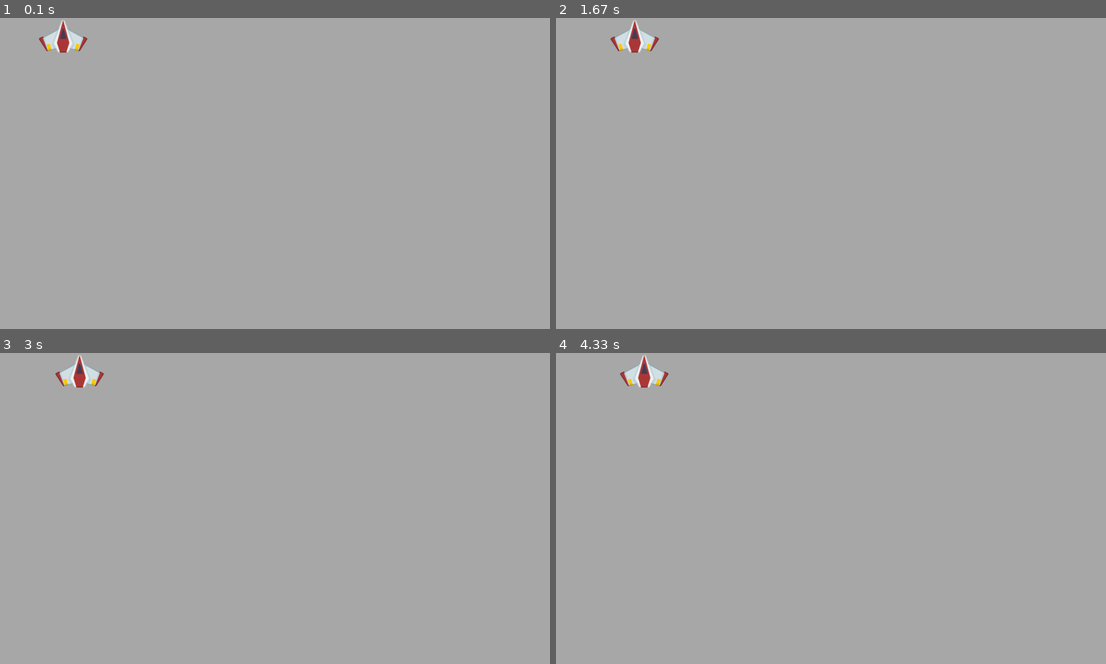
Above: before the commit, frames 1-4 (two rows, left to right).
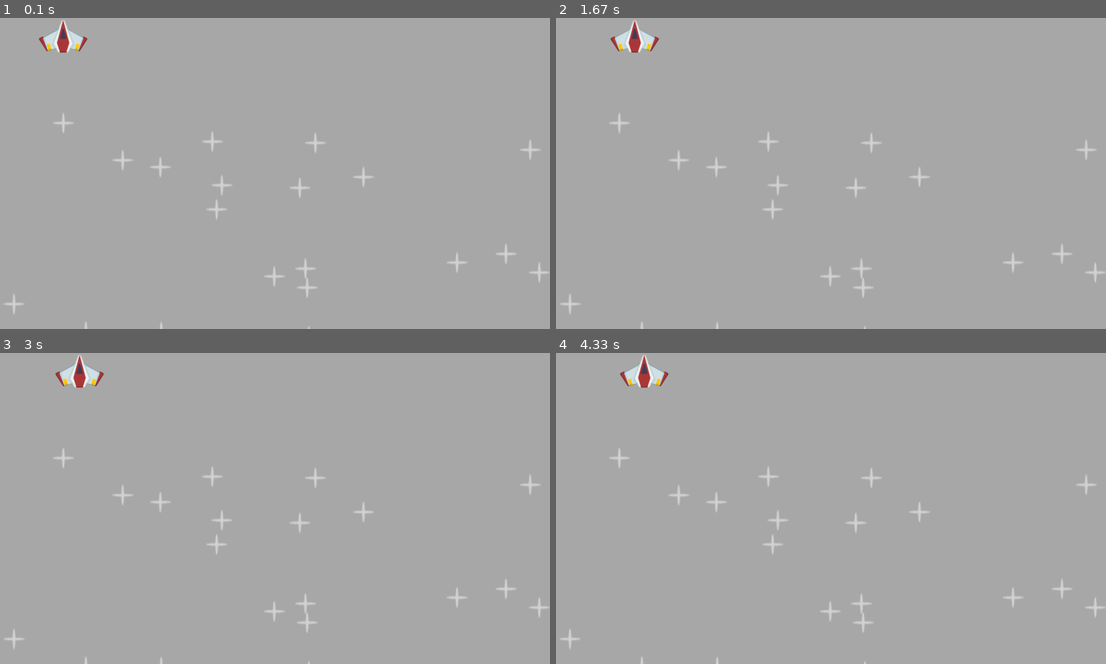
Above: after the commit, the same moments.

Repository: zehra-ozkan/pygame
Game: pygame game, started from spaceshift/main.py
Same seed, same stepped clock (60 frames per second), same inputs: the game is played once before the commit and once after it.
Inputs:
- Up to frame 1 (0.1 s): no input
- Up to frame 2 (1.67 s): hold Right 0.33-0.8 s; hold Right 0.83-1.3 s; hold Left from 1.33 s (still down)
- Up to frame 3 (3 s): release Left at 1.87 s; hold Left 1.9-2.3 s; hold Right 2.33-2.97 s
- Up to frame 4 (4.33 s): hold Left 3-3.47 s; hold Right 3.5-3.97 s; hold Right from 4 s (still down)

The runs differ from the first frame. In frame 1, 0.7% of the frame differs, in the area x 0-100%, y 30-100%; in frame 2, 0.7%; in frame 3, 0.7%; in frame 4, 0.7%.

Commit message:
exercise 2

Diff:
--- a/spaceshift/main.py
+++ b/spaceshift/main.py
@@ -1,5 +1,7 @@
 import pygame
 from os.path import join
+from random import randrange
+
 
 pygame.init()
 
@@ -24,6 +26,10 @@
 player_surf  = pygame.image.load(path).convert_alpha()
 #player_surf  = pygame.image.load('./spaceshift/images/player.png')# this might not have worked in macos where it expects \
 
+star_surface = pygame.image.load(join('spaceshift','images', 'star.png')).convert_alpha()
+star_coordinates = []
+for i in range (20):
+    star_coordinates.append((randrange(0, WIDTH), randrange(0, HEIGHT)))
 
 while not exit:
     for event in pygame.event.get(): #this gets all the events in the pygame
@@ -37,6 +43,12 @@
     #draw the game
     #surface_x = surface_x + 0.1
     display_surface.fill('darkgrey')#if you remove htis line it does not claer
+
+    for i in star_coordinates:
+        print(i)
+        display_surface.blit(star_surface, i)#putting one surface on another surface
+
+
     display_surface.blit(player_surf, (surface_x, 5))#putting one surface on another surface
     pygame.display.update()
 
